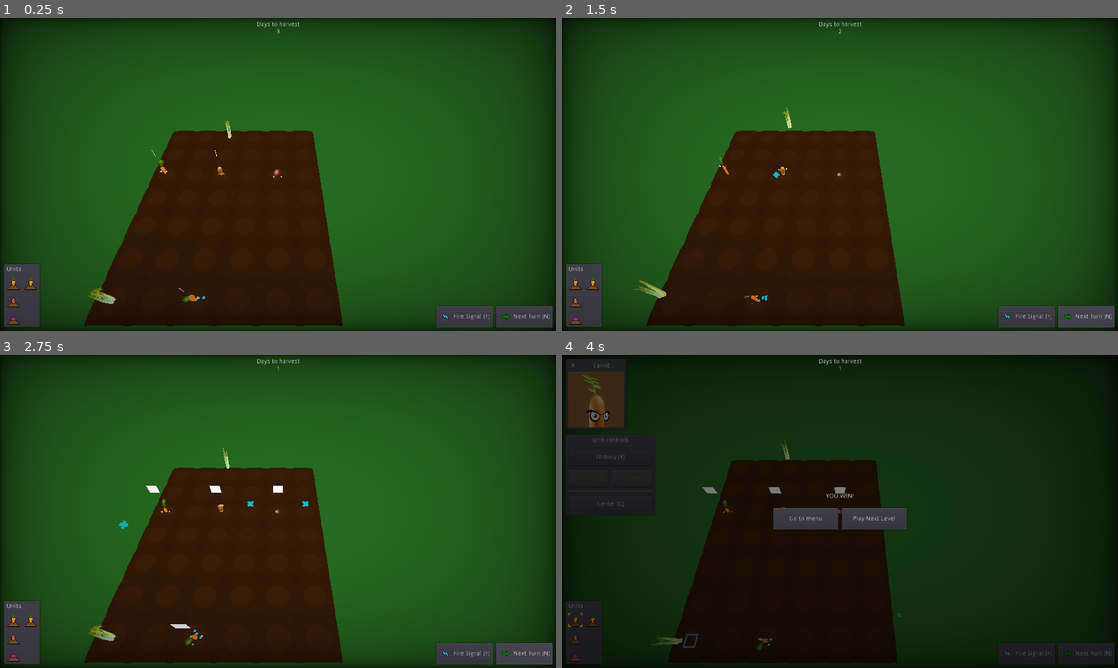
Above: before the commit, frames 1-4 (two rows, left to right).
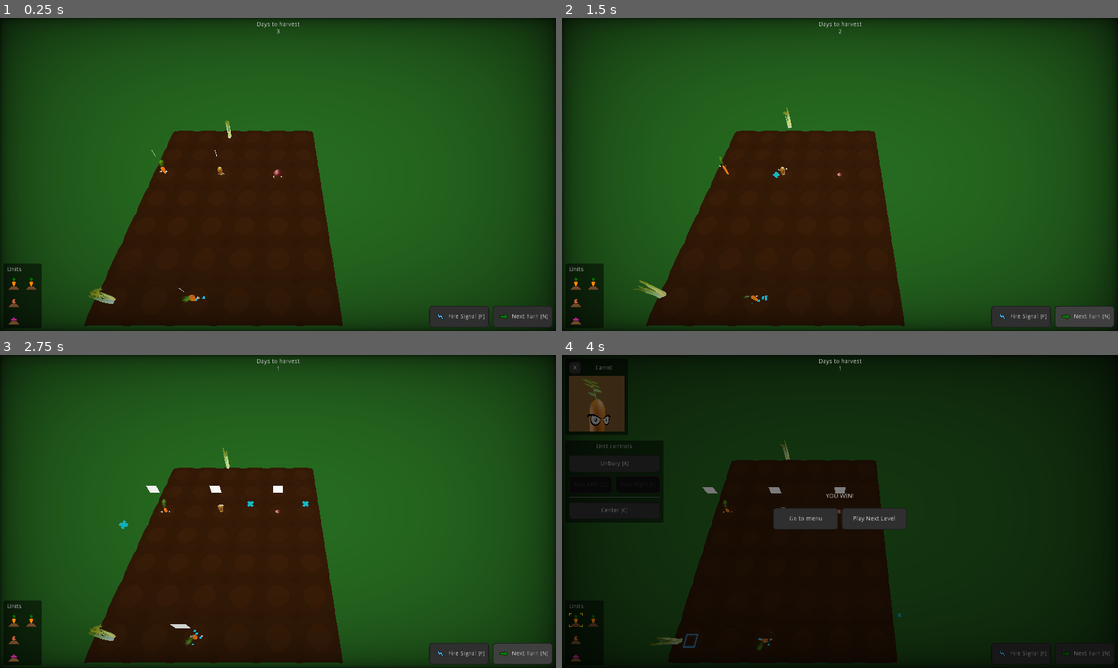
Above: after the commit, the same moments.

Repository: wingedadventurer/gwj-xii
Game: Godot game, scene res://scenes/levels/level_test.tscn
The game is run twice, just before and just after one commit, with the same random seed, the same clock (stepped at 60 frames per second) and the same inputs.
Inputs (mouse positions are in pixels of both pictures, inside the frame that each line leads up to):
- Up to frame 1 (0.25 s): no input
- Up to frame 2 (1.5 s): click "Fire Signal [F]" at 0.5 s; click "Next Turn [N]" at 1.25 s
- Up to frame 3 (2.75 s): click "Next Turn [N]" at 2 s
- Up to frame 4 (4 s): click (573, 621) at 2.77 s; click "X" at 3.5 s

The runs differ from the first frame. In frame 1, 1.7% of the frame differs, in the area x 0-100%, y 78-99%; in frame 2, 1.6%; in frame 3, 1.6%; in frame 4, 4.4%, in the area x 0-100%, y 1-99%.

Commit message:
Add main theme

Diff:
--- a/godot-project/scenes/ui/static_ui.tscn
+++ b/godot-project/scenes/ui/static_ui.tscn
@@ -1,10 +1,11 @@
-[gd_scene load_steps=10 format=2]
+[gd_scene load_steps=11 format=2]
 
-[ext_resource path="res://scripts/static_ui.gd" type="Script" id=1]
-[ext_resource path="res://scenes/ui/button.tscn" type="PackedScene" id=2]
-[ext_resource path="res://textures/icons/icon_fire_signal.png" type="Texture" id=3]
-[ext_resource path="res://textures/icons/icon_next_turn.png" type="Texture" id=4]
-[ext_resource path="res://scenes/ui/unit_icons.tscn" type="PackedScene" id=5]
+[ext_resource path="res://themes/main_theme.tres" type="Theme" id=1]
+[ext_resource path="res://scripts/static_ui.gd" type="Script" id=2]
+[ext_resource path="res://scenes/ui/button.tscn" type="PackedScene" id=3]
+[ext_resource path="res://textures/icons/icon_fire_signal.png" type="Texture" id=4]
+[ext_resource path="res://textures/icons/icon_next_turn.png" type="Texture" id=5]
+[ext_resource path="res://scenes/ui/unit_icons.tscn" type="PackedScene" id=6]
 
 [sub_resource type="InputEventAction" id=1]
 action = "shortcut_fire_signal"
@@ -24,7 +25,8 @@
 anchor_right = 1.0
 anchor_bottom = 1.0
 mouse_filter = 2
-script = ExtResource( 1 )
+theme = ExtResource( 1 )
+script = ExtResource( 2 )
 __meta__ = {
 "_edit_lock_": true
 }
@@ -34,30 +36,30 @@
 anchor_top = 1.0
 anchor_right = 1.0
 anchor_bottom = 1.0
-margin_left = -276.0
+margin_left = -292.0
 margin_top = -58.0
 margin_right = -8.0
 margin_bottom = -8.0
 custom_constants/separation = 8
 
-[node name="button_fire_signal" parent="hb" instance=ExtResource( 2 )]
-margin_right = 130.0
+[node name="button_fire_signal" parent="hb" instance=ExtResource( 3 )]
+margin_right = 138.0
 margin_bottom = 50.0
 rect_min_size = Vector2( 0, 40 )
 shortcut = SubResource( 2 )
 text = "Fire Signal [F]"
-icon = ExtResource( 3 )
+icon = ExtResource( 4 )
 
-[node name="button_next_turn" parent="hb" instance=ExtResource( 2 )]
-margin_left = 138.0
-margin_right = 268.0
+[node name="button_next_turn" parent="hb" instance=ExtResource( 3 )]
+margin_left = 146.0
+margin_right = 284.0
 margin_bottom = 50.0
 rect_min_size = Vector2( 0, 40 )
 shortcut = SubResource( 4 )
 text = "Next Turn [N]"
-icon = ExtResource( 4 )
+icon = ExtResource( 5 )
 
-[node name="unit_icons" parent="." instance=ExtResource( 5 )]
+[node name="unit_icons" parent="." instance=ExtResource( 6 )]
 
 [node name="win_popup" type="Control" parent="."]
 editor/display_folded = true
--- a/godot-project/scenes/ui/unit_ui.tscn
+++ b/godot-project/scenes/ui/unit_ui.tscn
@@ -1,8 +1,9 @@
-[gd_scene load_steps=12 format=2]
+[gd_scene load_steps=13 format=2]
 
-[ext_resource path="res://scripts/unit_ui.gd" type="Script" id=1]
-[ext_resource path="res://scenes/ui/button.tscn" type="PackedScene" id=2]
-[ext_resource path="res://textures/unit_profiles/profile_carrot.png" type="Texture" id=3]
+[ext_resource path="res://themes/main_theme.tres" type="Theme" id=1]
+[ext_resource path="res://scripts/unit_ui.gd" type="Script" id=2]
+[ext_resource path="res://scenes/ui/button.tscn" type="PackedScene" id=3]
+[ext_resource path="res://textures/unit_profiles/profile_carrot.png" type="Texture" id=4]
 
 [sub_resource type="InputEventAction" id=1]
 action = "shortcut_bury_unbury"
@@ -35,45 +36,47 @@
 anchor_right = 1.0
 anchor_bottom = 1.0
 mouse_filter = 2
-script = ExtResource( 1 )
+theme = ExtResource( 1 )
+script = ExtResource( 2 )
 __meta__ = {
 "_edit_lock_": true
 }
 
 [node name="p" type="PanelContainer" parent="."]
-editor/display_folded = true
 margin_left = 8.0
 margin_top = 8.0
 margin_right = 150.0
 margin_bottom = 174.0
 
 [node name="vb" type="VBoxContainer" parent="p"]
-margin_left = 7.0
-margin_top = 7.0
-margin_right = 135.0
-margin_bottom = 159.0
+margin_left = 8.0
+margin_top = 8.0
+margin_right = 136.0
+margin_bottom = 170.0
 
 [node name="hb" type="HBoxContainer" parent="p/vb"]
 margin_right = 128.0
-margin_bottom = 20.0
+margin_bottom = 28.0
 
-[node name="button_close" parent="p/vb/hb" instance=ExtResource( 2 )]
-margin_right = 20.0
+[node name="button_close" parent="p/vb/hb" instance=ExtResource( 3 )]
+margin_right = 28.0
+margin_bottom = 28.0
+rect_min_size = Vector2( 28, 28 )
 text = "X"
 
 [node name="unit_name" type="Label" parent="p/vb/hb"]
-margin_left = 24.0
-margin_top = 3.0
+margin_left = 32.0
+margin_top = 7.0
 margin_right = 128.0
-margin_bottom = 17.0
+margin_bottom = 21.0
 size_flags_horizontal = 3
 text = "Carrot"
 align = 1
 
 [node name="unit_background" type="ColorRect" parent="p/vb"]
-margin_top = 24.0
+margin_top = 32.0
 margin_right = 128.0
-margin_bottom = 152.0
+margin_bottom = 160.0
 rect_min_size = Vector2( 128, 128 )
 color = Color( 0.454902, 0.329412, 0.160784, 1 )
 
@@ -84,36 +87,36 @@
 rect_clip_content = true
 size_flags_horizontal = 5
 size_flags_vertical = 5
-texture = ExtResource( 3 )
+texture = ExtResource( 4 )
 expand = true
 
 [node name="p_2" type="PanelContainer" parent="."]
 margin_left = 8.0
-margin_top = 182.0
-margin_right = 150.0
-margin_bottom = 318.0
+margin_top = 195.505
+margin_right = 234.0
+margin_bottom = 385.505
 
 [node name="vb" type="VBoxContainer" parent="p_2"]
-margin_left = 7.0
-margin_top = 7.0
-margin_right = 201.0
-margin_bottom = 181.0
+margin_left = 8.0
+margin_top = 8.0
+margin_right = 218.0
+margin_bottom = 182.0
 custom_constants/separation = 12
 
 [node name="label" type="Label" parent="p_2/vb"]
-margin_right = 194.0
+margin_right = 210.0
 margin_bottom = 14.0
 text = "Unit controls"
 align = 1
 
 [node name="vb" type="VBoxContainer" parent="p_2/vb"]
 margin_top = 26.0
-margin_right = 194.0
+margin_right = 210.0
 margin_bottom = 174.0
 custom_constants/separation = 8
 
-[node name="button_bury_unbury" parent="p_2/vb/vb" instance=ExtResource( 2 )]
-margin_right = 194.0
+[node name="button_bury_unbury" parent="p_2/vb/vb" instance=ExtResource( 3 )]
+margin_right = 210.0
 margin_bottom = 40.0
 rect_min_size = Vector2( 0, 40 )
 shortcut = SubResource( 2 )
@@ -121,20 +124,20 @@
 
 [node name="hb" type="HBoxContainer" parent="p_2/vb/vb"]
 margin_top = 48.0
-margin_right = 194.0
+margin_right = 210.0
 margin_bottom = 88.0
 custom_constants/separation = 8
 
-[node name="button_turn_left" parent="p_2/vb/vb/hb" instance=ExtResource( 2 )]
-margin_right = 91.0
+[node name="button_turn_left" parent="p_2/vb/vb/hb" instance=ExtResource( 3 )]
+margin_right = 99.0
 margin_bottom = 40.0
 rect_min_size = Vector2( 0, 40 )
 shortcut = SubResource( 4 )
 text = "Turn Left [Q]"
 
-[node name="button_turn_right" parent="p_2/vb/vb/hb" instance=ExtResource( 2 )]
-margin_left = 99.0
-margin_right = 194.0
+[node name="button_turn_right" parent="p_2/vb/vb/hb" instance=ExtResource( 3 )]
+margin_left = 107.0
+margin_right = 210.0
 margin_bottom = 40.0
 rect_min_size = Vector2( 0, 40 )
 shortcut = SubResource( 6 )
@@ -142,12 +145,12 @@
 
 [node name="h_separator" type="HSeparator" parent="p_2/vb/vb"]
 margin_top = 96.0
-margin_right = 194.0
+margin_right = 210.0
 margin_bottom = 100.0
 
-[node name="button_center" parent="p_2/vb/vb" instance=ExtResource( 2 )]
+[node name="button_center" parent="p_2/vb/vb" instance=ExtResource( 3 )]
 margin_top = 108.0
-margin_right = 194.0
+margin_right = 210.0
 margin_bottom = 148.0
 rect_min_size = Vector2( 0, 40 )
 shortcut = SubResource( 8 )
--- /dev/null
+++ b/godot-project/themes/main_theme.tres
@@ -0,0 +1,92 @@
+[gd_resource type="Theme" load_steps=6 format=2]
+
+[sub_resource type="StyleBoxFlat" id=3]
+content_margin_left = 10.0
+content_margin_right = 10.0
+bg_color = Color( 0.0627451, 0.0627451, 0.0627451, 1 )
+border_width_left = 2
+border_width_top = 2
+border_width_right = 2
+border_width_bottom = 2
+border_color = Color( 0.12549, 0.12549, 0.12549, 1 )
+corner_radius_top_left = 8
+corner_radius_top_right = 8
+corner_radius_bottom_right = 8
+corner_radius_bottom_left = 8
+anti_aliasing = false
+
+[sub_resource type="StyleBoxFlat" id=2]
+content_margin_left = 10.0
+content_margin_right = 10.0
+bg_color = Color( 0.25098, 0.25098, 0.25098, 1 )
+border_width_left = 2
+border_width_top = 2
+border_width_right = 2
+border_width_bottom = 2
+border_color = Color( 0.12549, 0.12549, 0.12549, 1 )
+corner_radius_top_left = 8
+corner_radius_top_right = 8
+corner_radius_bottom_right = 8
+corner_radius_bottom_left = 8
+anti_aliasing = false
+
+[sub_resource type="StyleBoxFlat" id=4]
+content_margin_left = 10.0
+content_margin_right = 10.0
+bg_color = Color( 0.188235, 0.188235, 0.188235, 1 )
+border_width_left = 2
+border_width_top = 2
+border_width_right = 2
+border_width_bottom = 2
+border_color = Color( 0.12549, 0.12549, 0.12549, 1 )
+corner_radius_top_left = 8
+corner_radius_top_right = 8
+corner_radius_bottom_right = 8
+corner_radius_bottom_left = 8
+anti_aliasing = false
+
+[sub_resource type="StyleBoxFlat" id=5]
+content_margin_left = 10.0
+content_margin_right = 10.0
+bg_color = Color( 0.12549, 0.12549, 0.12549, 1 )
+border_width_left = 2
+border_width_top = 2
+border_width_right = 2
+border_width_bottom = 2
+border_color = Color( 0.12549, 0.12549, 0.12549, 1 )
+corner_radius_top_left = 8
+corner_radius_top_right = 8
+corner_radius_bottom_right = 8
+corner_radius_bottom_left = 8
+anti_aliasing = false
+
+[sub_resource type="StyleBoxFlat" id=1]
+content_margin_left = 8.0
+content_margin_right = 8.0
+content_margin_top = 8.0
+content_margin_bottom = 8.0
+bg_color = Color( 0, 0, 0, 0.501961 )
+border_width_left = 2
+border_width_top = 2
+border_width_right = 2
+border_width_bottom = 2
+border_color = Color( 0, 0, 0, 0.501961 )
+corner_radius_top_left = 4
+corner_radius_top_right = 4
+corner_radius_bottom_right = 4
+corner_radius_bottom_left = 4
+anti_aliasing = false
+
+[resource]
+Button/colors/font_color = Color( 1, 1, 1, 1 )
+Button/colors/font_color_disabled = Color( 0.9, 0.9, 0.9, 0.2 )
+Button/colors/font_color_hover = Color( 0.941176, 0.941176, 0.941176, 1 )
+Button/colors/font_color_pressed = Color( 1, 1, 1, 1 )
+Button/constants/hseparation = 2
+Button/fonts/font = null
+Button/styles/disabled = SubResource( 3 )
+Button/styles/focus = null
+Button/styles/hover = SubResource( 2 )
+Button/styles/normal = SubResource( 4 )
+Button/styles/pressed = SubResource( 5 )
+PanelContainer/styles/panel = SubResource( 1 )
Not shown: 2 places in godot-project/scenes/ui/static_ui.tscn that only renumber resources
